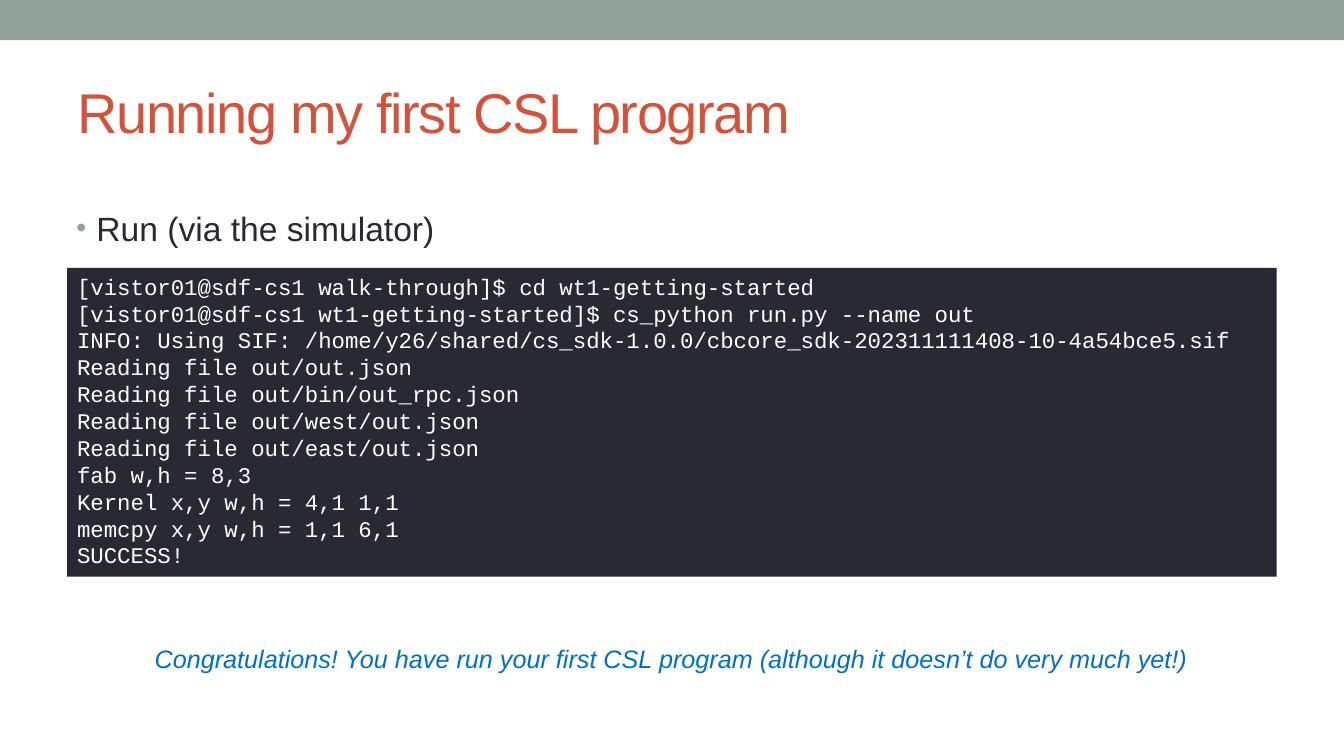
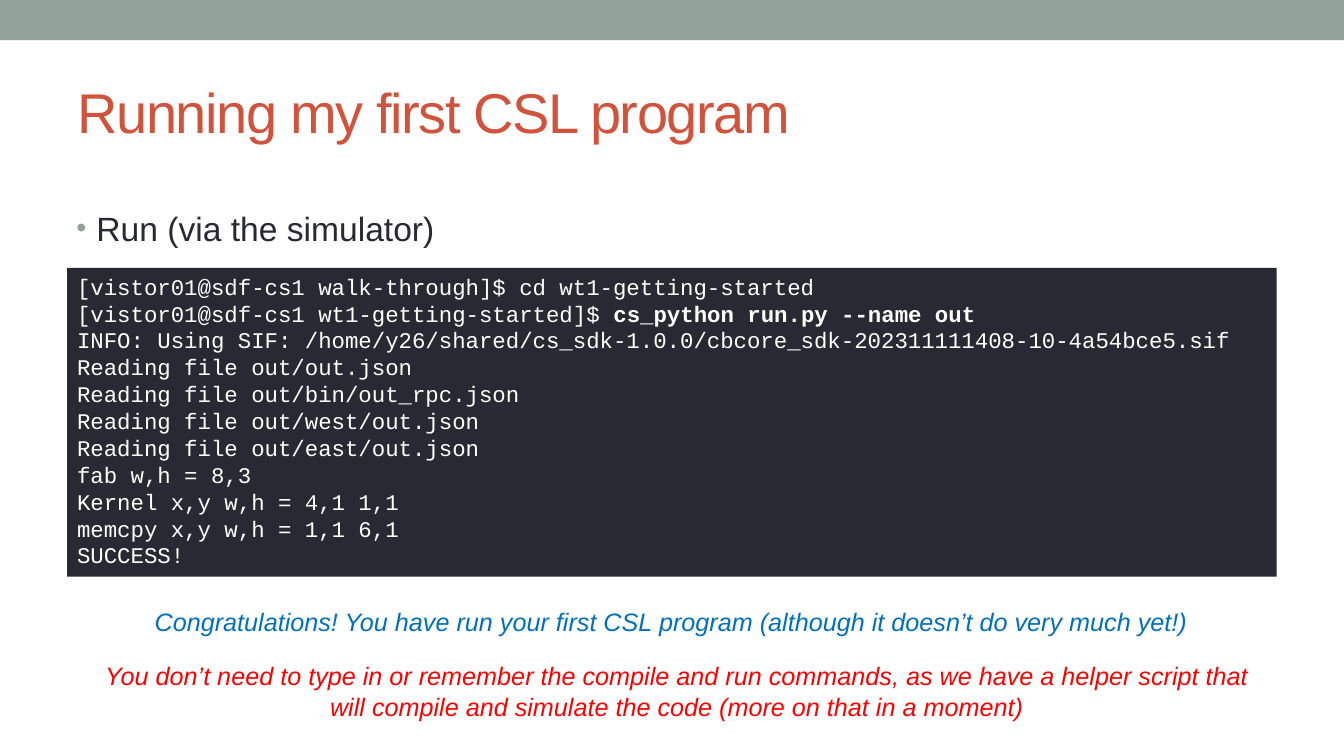
Before and after one commit to EPCCed/cs2-sdk-training, a slide deck: slide 10 of lectures/powerpoints/SDK-walkthrough-part-one.pptx (slide 9 before the commit). Drawn at 1344x756 pixels with LibreOffice and Linux fonts; fonts in the diff are those of the drawing. Boxes give left, top, right and bottom in pixels: in the first picture for what was removed or moved away, otherwise in the second. Text is boxed around its words. In the diff, an @@ line names an element or a change of style, - is before the commit and + after.

```diff
--- a/lectures/powerpoints/SDK-walkthrough-part-one.pptx
+++ b/lectures/powerpoints/SDK-walkthrough-part-one.pptx
@@ text in rectangle at [77,305,975,327]: bold on in "cs_python run.py --name out" @@
@@ text "Congratulations! You have run your ...": place and size @@
-text "Congratulations! You have run your ..." at [155,649,1187,674]
+text "Congratulations! You have run your ..." at [155,612,1187,637]
@@ text added at [105,666,1248,721], 18 pt, text #FF0000, italic @@
+You don’t need to type in or remember the compile and run commands, as we have a helper script that will compile and simulate the code (more on that in a moment)
```
Also in this commit, not shown: 12 other slides changed, 2 slides added, 4 other files.
